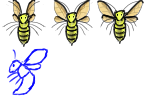
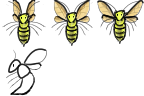
Two versions of the same layered image (144x96). Layer-by-layer changes:
added layer "Legs" (1st of 4, in "Left 1" › "Line") in group "Line" over [6, 64, 42, 96]
added layer "Tactile" (1st of 3, in "Left 1" › "Line") in group "Line" over [10, 48, 48, 64]
added layer "Back wing" in group "Line" over [6, 48, 48, 96]
added layer "Front wing" in group "Line" over [6, 48, 48, 96]
added group "Head" (1st of 4, in "Left 1" › "Line") with 2 layers in group "Line" over [6, 48, 48, 96]
added layer "Eye" in group "Head" over [6, 64, 42, 96]
added layer "Contour" in group "Head" over [6, 48, 48, 96]
added layer "Center body" in group "Line" over [6, 48, 48, 96]
painted on "Bottom body" over [6, 64, 42, 96]
hid "Rough" over [6, 48, 48, 96]
painted on "Wings" (1st of 6, in "Down 3" › "Shadows") over [10, 48, 48, 64]
painted on "Front wings" (1st of 3, in "Down 3" › "Line") over [10, 48, 48, 64]
painted on "Wings" (3rd of 6, in "Down 2" › "Shadows") over [6, 48, 48, 96]
painted on "Front wings" (2nd of 3, in "Down 2" › "Line") over [6, 48, 48, 96]
painted on "Base" (2nd of 3, in "Down 2" › "Drawing" › "Wings") over [6, 48, 48, 96]
painted on "Wings" (5th of 6, in "Down 1" › "Shadows") over [6, 48, 48, 96]
painted on "Front wings" (3rd of 3, in "Down 1" › "Line") over [6, 48, 48, 96]
painted on "Base" (3rd of 3, in "Down 1" › "Drawing" › "Wings") over [6, 48, 48, 96]
